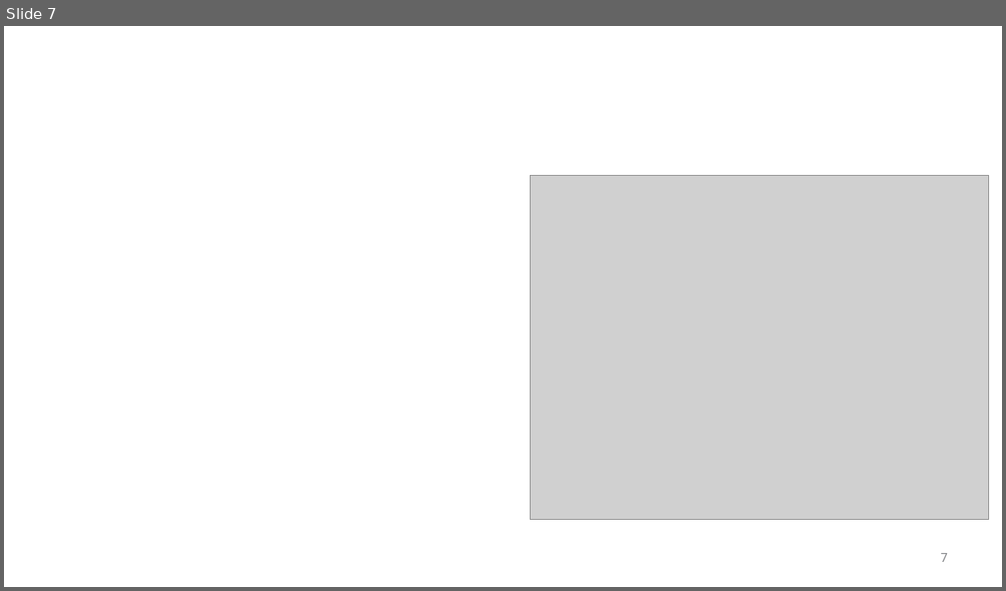
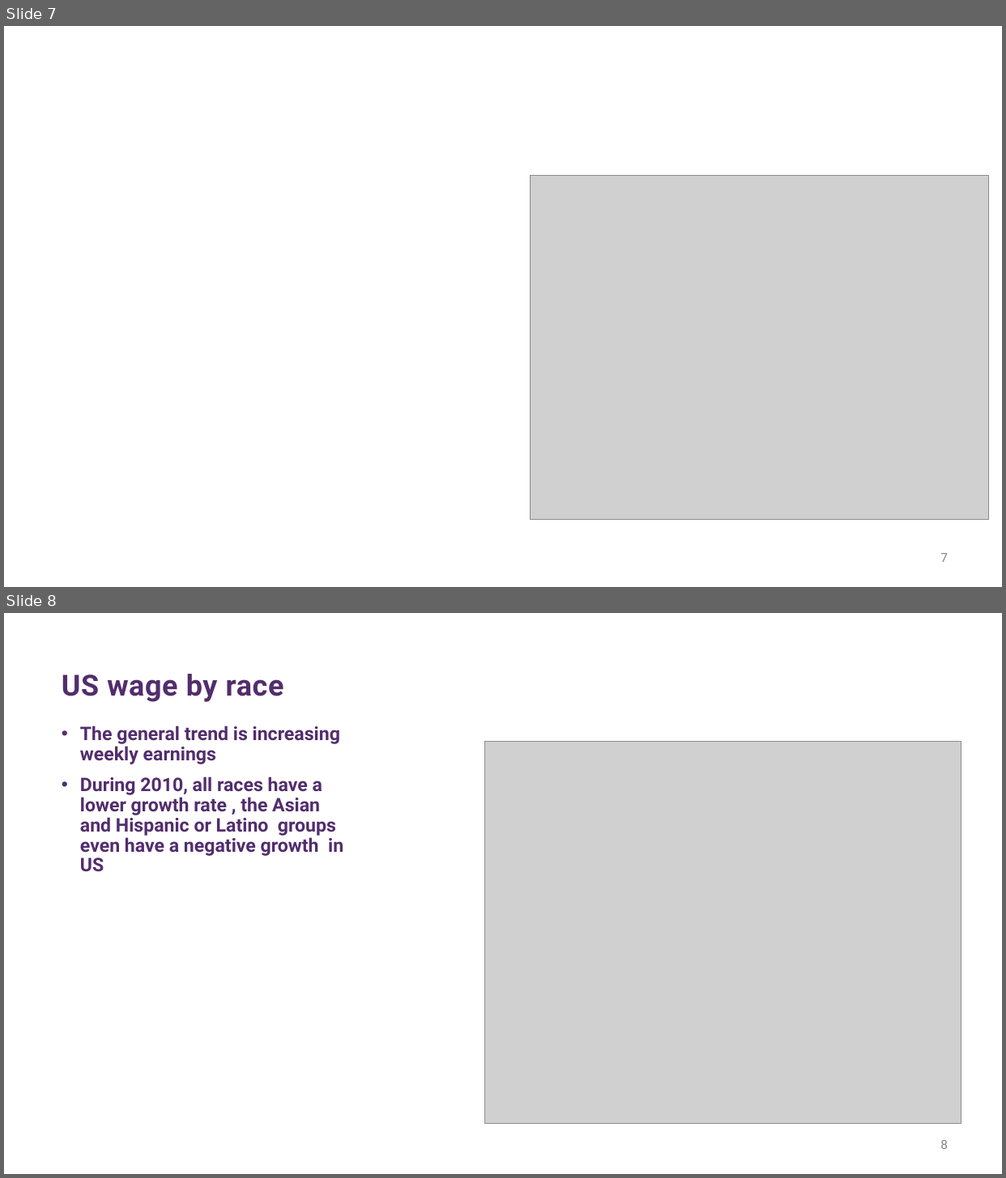
Before and after one commit to ejackson815/Project1, a slide deck: Project_Salary.pptx. Shown one above the other, each under a label of ours: slide 7 before the commit, slides 7 and 8 after it. The pictures are 1006x591 and 1006x1178 pixels, drawn with LibreOffice and Linux fonts; fonts in the diff are those of the drawing; grey boxes stand for pictures. Boxes give left, top, right and bottom in pixels: in the first picture for what was removed or moved away, otherwise in the second. Text is boxed around its words. In the diff, an @@ line names an element or a change of style, - is before the commit and + after.

```diff
--- a/Project_Salary.pptx
+++ b/Project_Salary.pptx
@@ slide 8 added at (x1=4, y1=613, x2=1002, y2=1174), background #FFFFFF @@
@@ title added at (x1=62, y1=674, x2=284, y2=702), 28 pt, text #522D6D, bold @@
+US wage by race
@@ text added at (x1=80, y1=726, x2=343, y2=872), 18 pt, text #522D6D, bold @@
+• The general trend is increasing weekly earnings
+• During 2010, all races have a lower growth rate , the Asian and Hispanic or Latino groups even have a negative growth in US
@@ picture added at (x1=484, y1=742, x2=961, y2=1123) @@
@@ page number added at (x1=940, y1=1140, x2=948, y2=1149), 12 pt, text #828487 @@
+8
```
Also in this commit, not shown: 1 other slide added, 2 slides removed.
